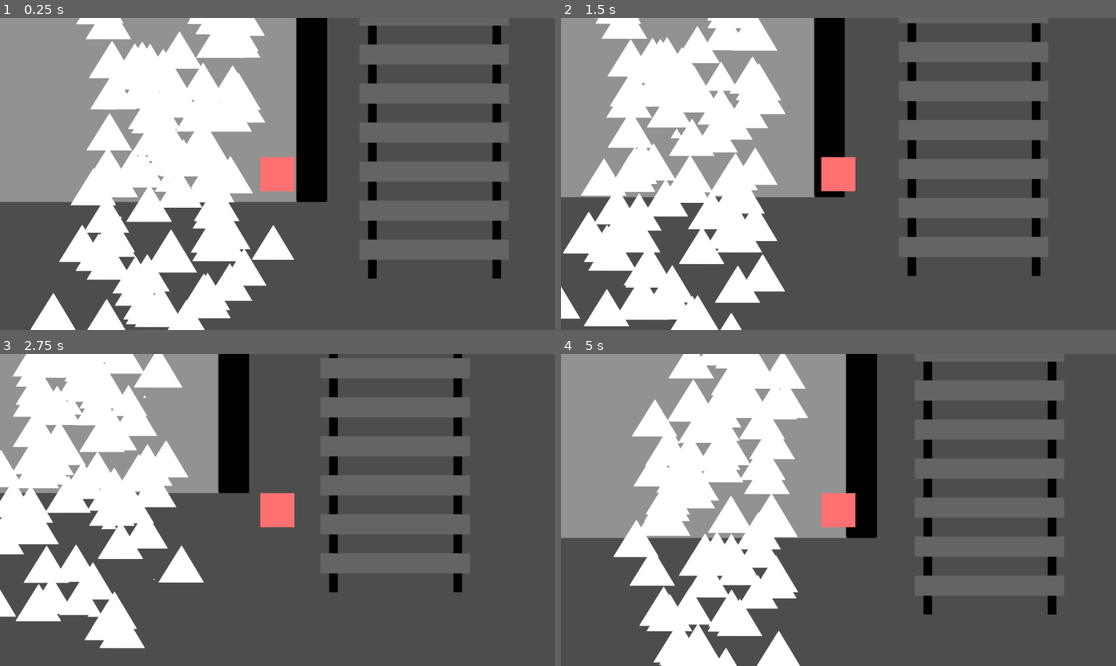
Above: before the commit, frames 1-4 (two rows, left to right).
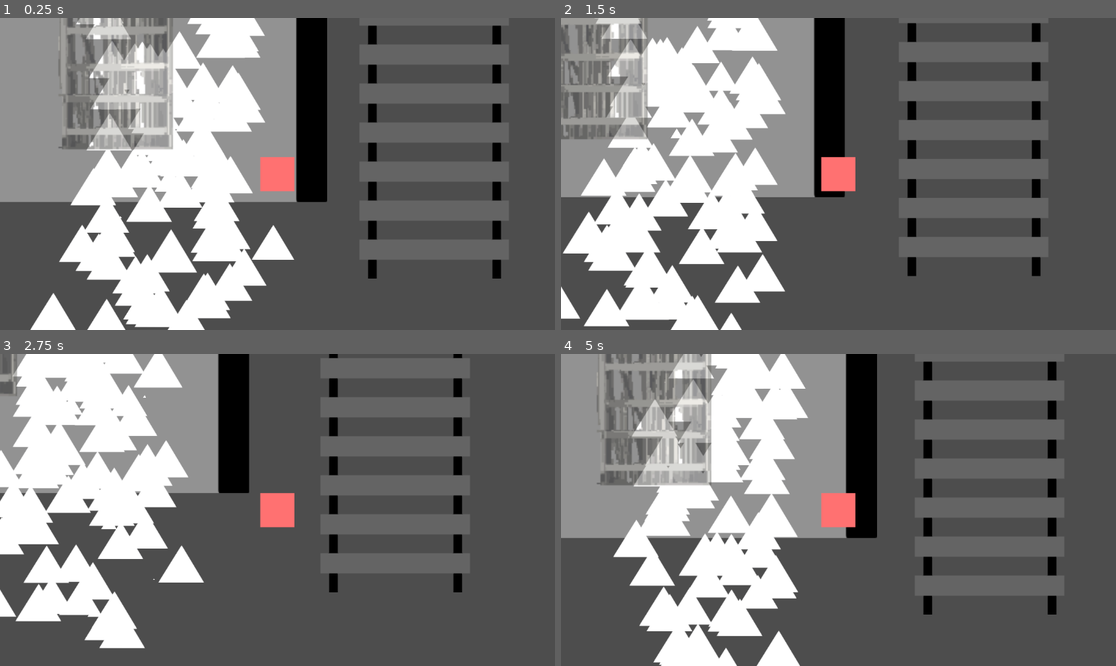
Above: after the commit, the same moments.

Repository: duck-ridge/SubwayPlatform
Game: Godot game, scene res://Scene/scene_temp.tscn
Same seed, same stepped clock (60 frames per second), same inputs: the game is played once before the commit and once after it. The project has no main scene, so this scene is started directly.
Inputs:
- Up to frame 1 (0.25 s): no input
- Up to frame 2 (1.5 s): hold Right (ui_right) 0.53-1.28 s; hold Down (ui_down) from 1.28 s (still down)
- Up to frame 3 (2.75 s): release Down (ui_down) at 2.03 s; hold Right (ui_right) from 2.03 s (still down)
- Up to frame 4 (5 s): release Right (ui_right) at 2.78 s; hold Up (ui_up) 2.78-3.53 s; hold Left (ui_left) from 3.53 s (still down)

The runs differ from the first frame. In frame 1, 6.2% of the frame differs, in the area x 10-32%, y 0-43%; in frame 2, 3.7%; in frame 3, 0.3%; in frame 4, 5.8%.

Commit message:
With pseudo 3D effect

Diff:
--- a/Scene/scene_temp.tscn
+++ b/Scene/scene_temp.tscn
@@ -1,10 +1,12 @@
-[gd_scene load_steps=9 format=3 uid="uid://do4qh1aur645f"]
+[gd_scene load_steps=11 format=3 uid="uid://do4qh1aur645f"]
 
 [ext_resource type="Script" path="res://Scene/scene_temp.gd" id="1_uwx1d"]
 [ext_resource type="Texture2D" uid="uid://dyvydgy63wsqg" path="res://Asset/railway.png" id="1_xjgo4"]
 [ext_resource type="Texture2D" uid="uid://duttaqncbsg82" path="res://Asset/platform.png" id="2_km68p"]
+[ext_resource type="Texture2D" uid="uid://cmfs0bm2b5l4" path="res://Asset/TopTube.png" id="2_phihs"]
 [ext_resource type="PackedScene" uid="uid://bk78dyrnv1j83" path="res://Player/player_level1.tscn" id="3_d2jha"]
 [ext_resource type="Texture2D" uid="uid://7rux2j2bvag" path="res://Asset/triangle.png" id="5_gmvvn"]
+[ext_resource type="Texture2D" uid="uid://b31jv117h6esl" path="res://Asset/light.png" id="7_c28w8"]
 
 [sub_resource type="RectangleShape2D" id="RectangleShape2D_plcb6"]
 
@@ -19,22 +21,37 @@
 scale = Vector2(1.5, 1.5)
 script = ExtResource("1_uwx1d")
 
-[node name="ParallaxBackground" type="ParallaxBackground" parent="."]
+[node name="ParallaxBackgroundLow" type="ParallaxBackground" parent="."]
 
-[node name="ParallaxLayer1" type="ParallaxLayer" parent="ParallaxBackground"]
+[node name="ParallaxLayer1" type="ParallaxLayer" parent="ParallaxBackgroundLow"]
 motion_scale = Vector2(0.5, 0.5)
 
-[node name="Railway" type="Sprite2D" parent="ParallaxBackground/ParallaxLayer1"]
+[node name="Railway" type="Sprite2D" parent="ParallaxBackgroundLow/ParallaxLayer1"]
 position = Vector2(1004, 316)
 scale = Vector2(1.5, 1.5)
 texture = ExtResource("1_xjgo4")
 
-[node name="ParallaxLayer2" type="ParallaxLayer" parent="ParallaxBackground"]
+[node name="ParallaxLayer2" type="ParallaxLayer" parent="ParallaxBackgroundLow"]
 
-[node name="Platform" type="Sprite2D" parent="ParallaxBackground/ParallaxLayer2"]
+[node name="Platform" type="Sprite2D" parent="ParallaxBackgroundLow/ParallaxLayer2"]
 position = Vector2(385, 316)
 scale = Vector2(1.5, 1.5)
 texture = ExtResource("2_km68p")
+
+[node name="ParallaxBackgroundHigh" type="ParallaxBackground" parent="."]
+layer = 100
+
+[node name="ParallaxLayer1" type="ParallaxLayer" parent="ParallaxBackgroundHigh"]
+position = Vector2(208, 62)
+motion_scale = Vector2(2, 2)
+
+[node name="TopTube" type="Sprite2D" parent="ParallaxBackgroundHigh/ParallaxLayer1"]
+modulate = Color(1, 1, 1, 0.431373)
+z_index = 1
+position = Vector2(218.333, 291.667)
+rotation = 1.5708
+scale = Vector2(2.5, 2.5)
+texture = ExtResource("2_phihs")
 
 [node name="PlayerLevel1" parent="." instance=ExtResource("3_d2jha")]
 position = Vector2(444, 428)
@@ -81,4 +98,15 @@
 position = Vector2(292.333, 256.667)
 shape = SubResource("RectangleShape2D_sf81y")
 
+[node name="LightSys" type="Node" parent="."]
+
+[node name="PointLight2D" type="PointLight2D" parent="LightSys"]
+visible = false
+position = Vector2(491, 478)
+texture = ExtResource("7_c28w8")
+
+[node name="CanvasModulate" type="CanvasModulate" parent="."]
+visible = false
+color = Color(0.0196078, 0.0196078, 0.0196078, 1)
+
 [connection signal="body_entered" from="Area2D" to="." method="_on_area_2d_body_entered"]
Binary file added: Asset/TopTube.png
Not shown, added: Asset/TopTube.png.import
Binary file added: Asset/light.png
Not shown, added: Asset/light.png.import
